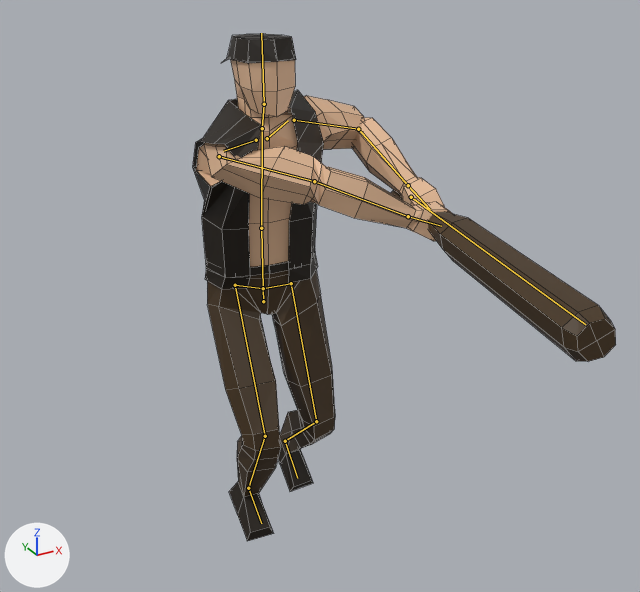
Two versions of the Blender file meshes/enemies/cg3_scumtown/goon/goon.blend, one commit apart.
The view is the same before and after, from a camera (50 mm lens) standing at (-0.991, -2.111, 1.994) and looking at (0.012, -0.287, 1.083). Every picture has the same lights, and +X, +Y and +Z are marked at lower left. Both versions are drawn at frame 6 of the action 'attack'; the numbers are the values there. The bones that bend it are drawn over the model as lines. Mesh edges are drawn as thin lines.

Names of what the first picture shows: 'Character', 'Character.001', 'hat', 'weapon'.
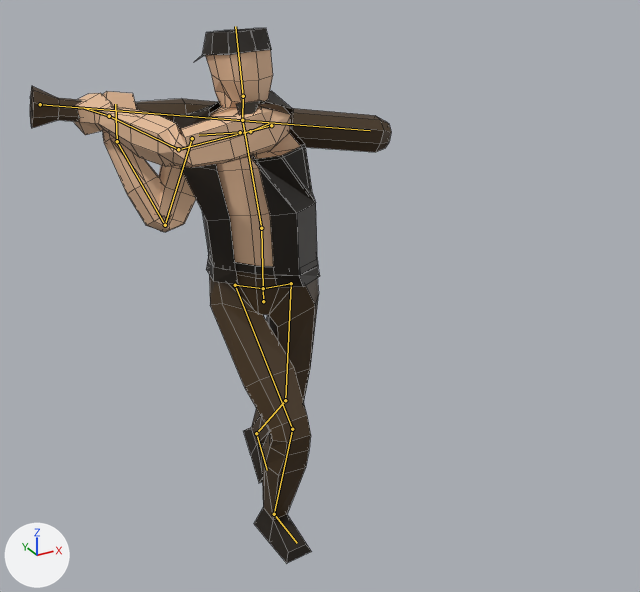
The change in detail:
Bone 'spine' (bone_spine) turns from (5, 15, 1) to (5, -15, -1) degrees about its own x, y and z.
Bone 'spine.001' (bone_spine_001) turns from (10, 0, 0) to (-3, 0, 10) degrees about its own x, y and z.
Bone 'shoulder.L' (bone_shoulder_l) turns from (-2, -17, 45) to (17, 0, -50) degrees about its own x, y and z.
Bone 'upper_arm.L' (bone_upper_arm_l) turns from (25, -30, -1) to (86, 14, -63) degrees about its own x, y and z.
Bone 'forearm.L' (bone_forearm_l) turns from (149, 51, 63) to (63, 65, 1) degrees about its own x, y and z.
Bone 'shoulder.R' (bone_shoulder_r) turns from (8, -6, 35) to (0, 0, -8) degrees about its own x, y and z.
Bone 'upper_arm.R' (bone_upper_arm_r) turns from (68, -33, 77) to (41, 42, 63) degrees about its own x, y and z.
Bone 'forearm.R' (bone_forearm_r) turns from (-6, 52, -10) to (135, 10, 10) degrees about its own x, y and z.
Bone 'hand.R' (bone_hand_r) turns from (-10, 0, 0) to (30, 0, 0) degrees about its own x, y and z.
Bone 'neck' (bone_neck) turns from (-23, 8, -8) to (-21, 44, -28) degrees about its own x, y and z.
Bone 'thigh.L' (bone_thigh_l) turns from (-6, -21, -7) to (12, -21, -2) degrees about its own x, y and z.
Bone 'shin.L' (bone_shin_l) turns from (57, 0, 0) to (32, 0, 0) degrees about its own x, y and z.
Bone 'thigh.R' (bone_thigh_r) turns from (-24, -18, -3) to (-37, -29, -4) degrees about its own x, y and z.

Boxes [x1, y1, x2, y2] around the edits, measured in the pictures (640 x 592 px):
'Character', posed (6% taller)
    before: [196, 59, 453, 541]
    after: [74, 50, 319, 563]
'weapon', posed (60% wider, 61% shorter)
    before: [391, 190, 616, 361]
    after: [30, 86, 391, 152]
'Character.001', posed (12% wider)
    before: [193, 90, 324, 289]
    after: [173, 91, 320, 288]
'hat', posed
    before: [223, 34, 296, 64]
    after: [197, 28, 272, 60]
bone 'spine.001', root to tip
    before: (261, 228) to (262, 128)
    after: (261, 228) to (242, 120)
bone 'shoulder.L', root to tip
    before: (267, 138) to (288, 120)
    after: (250, 131) to (269, 123)
bone 'upper_arm.L', root to tip
    before: (294, 120) to (358, 129)
    after: (271, 125) to (178, 149)
bone 'forearm.L', root to tip
    before: (358, 129) to (408, 185)
    after: (178, 149) to (109, 116)
bone 'shoulder.R', root to tip
    before: (256, 140) to (223, 151)
    after: (240, 132) to (199, 135)
bone 'upper_arm.R', root to tip
    before: (219, 156) to (314, 181)
    after: (192, 138) to (165, 225)
bone 'forearm.R', root to tip
    before: (314, 181) to (408, 216)
    after: (165, 225) to (117, 141)
bone 'hand.R', root to tip
    before: (408, 216) to (441, 226)
    after: (117, 141) to (115, 104)
bone 'neck', root to tip
    before: (262, 128) to (264, 104)
    after: (242, 120) to (243, 96)
bone 'thigh.L', root to tip
    before: (291, 283) to (316, 421)
    after: (291, 283) to (285, 400)
bone 'shin.L', root to tip
    before: (316, 421) to (285, 441)
    after: (285, 400) to (256, 433)
bone 'thigh.R', root to tip
    before: (235, 285) to (265, 436)
    after: (235, 285) to (292, 429)
